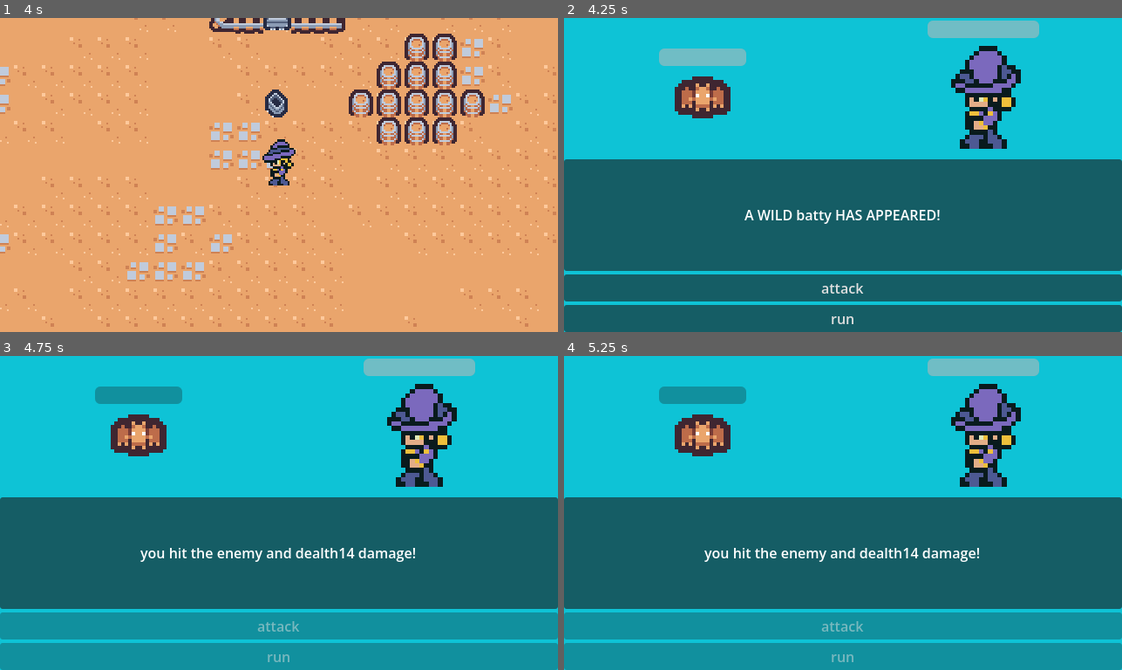
Above: before the commit, frames 1-4 (two rows, left to right).
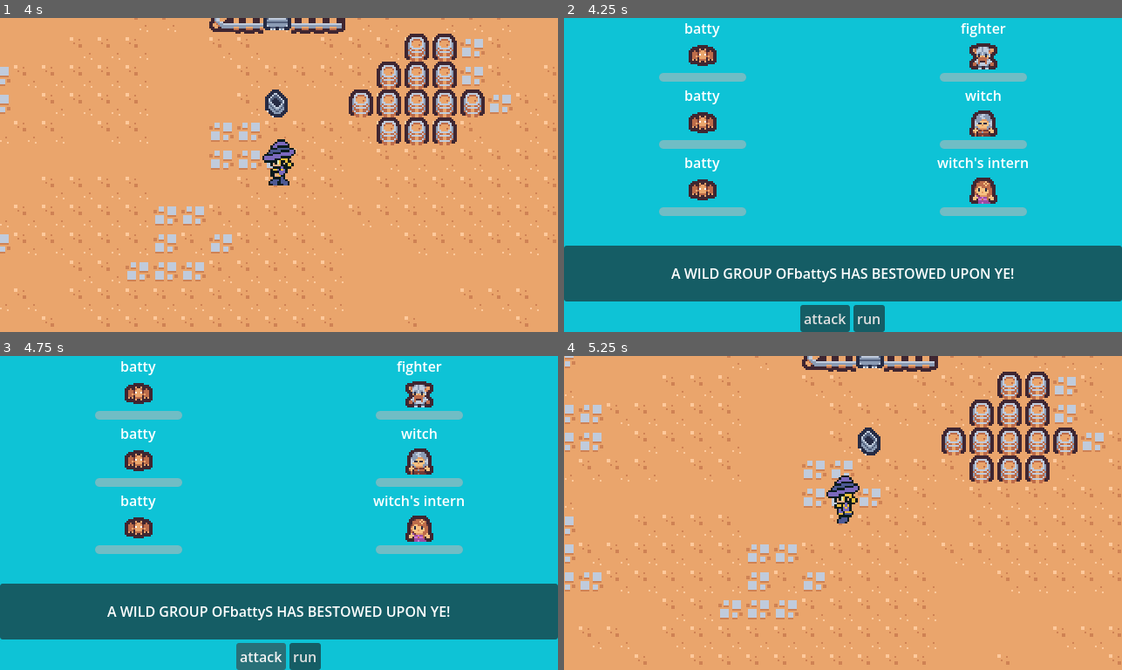
Above: after the commit, the same moments.

Repository: naturalstupidity0246/rpg-test
Game: Godot game, scene res://scenes/world.tscn
Two runs of this game, one before a commit and one after it. Both use one fixed random seed, a clock stepped at 60 frames per second and the inputs below.
Inputs (mouse positions are in pixels of both pictures, inside the frame that each line leads up to):
- Up to frame 1 (4 s): tap Enter at 0.5 s; hold D (move_right) 0.53-1.28 s; hold S (move_down) 1.28-2.03 s; hold D (move_right) 2.03-2.78 s; hold W (move_up) 2.78-3.53 s; hold A (move_left) from 3.53 s (still down)
- Up to frame 2 (4.25 s): keep holding A (move_left)
- Up to frame 3 (4.75 s): release A (move_left) at 4.25 s; click "attack" at 4.25 s
- Up to frame 4 (5.25 s): click (870, 657) at 5 s, where only the run after the commit has a clickable "run"

Frame 1 is identical in both runs. In frame 2, 44% of the frame differs, in the area x 0-100%, y 0-100%; in frame 3, 53%; in frame 4, 100%.

Commit message:
added 3v3 in combat

Diff:
--- /dev/null
+++ b/ally/fighter.tres
@@ -0,0 +1,16 @@
+[gd_resource type="Resource" script_class="partyData" format=3 uid="uid://dr8s7yvn25ywk"]
+
+[ext_resource type="Script" uid="uid://dpvh833wgt0do" path="res://scripts/party_data.gd" id="1_i587e"]
+[ext_resource type="Texture2D" uid="uid://o37wxtu1knum" path="res://tilemap_packed.png" id="2_ww287"]
+
+[sub_resource type="AtlasTexture" id="AtlasTexture_nvywi"]
+atlas = ExtResource("2_ww287")
+region = Rect2(48, 112, 16, 16)
+
+[resource]
+script = ExtResource("1_i587e")
+name = "fighter"
+texture = SubResource("AtlasTexture_nvywi")
+max_health = 80
+damage = 20
+metadata/_custom_type_script = "uid://dpvh833wgt0do"
--- /dev/null
+++ b/ally/witch.tres
@@ -0,0 +1,16 @@
+[gd_resource type="Resource" script_class="partyData" format=3 uid="uid://dh6ny8dkwi0yf"]
+
+[ext_resource type="Script" uid="uid://dpvh833wgt0do" path="res://scripts/party_data.gd" id="1_ipkjs"]
+[ext_resource type="Texture2D" uid="uid://o37wxtu1knum" path="res://tilemap_packed.png" id="2_6mmit"]
+
+[sub_resource type="AtlasTexture" id="AtlasTexture_1odlc"]
+atlas = ExtResource("2_6mmit")
+region = Rect2(64, 128, 16, 16)
+
+[resource]
+script = ExtResource("1_ipkjs")
+name = "witch"
+texture = SubResource("AtlasTexture_1odlc")
+max_health = 100
+damage = 5
+metadata/_custom_type_script = "uid://dpvh833wgt0do"
--- /dev/null
+++ b/ally/witchsintern.tres
@@ -0,0 +1,16 @@
+[gd_resource type="Resource" script_class="partyData" format=3 uid="uid://dkxdpxb4yamx"]
+
+[ext_resource type="Script" uid="uid://dpvh833wgt0do" path="res://scripts/party_data.gd" id="1_num4o"]
+[ext_resource type="Texture2D" uid="uid://o37wxtu1knum" path="res://tilemap_packed.png" id="2_3li5f"]
+
+[sub_resource type="AtlasTexture" id="AtlasTexture_yl2o1"]
+atlas = ExtResource("2_3li5f")
+region = Rect2(48, 128, 16, 16)
+
+[resource]
+script = ExtResource("1_num4o")
+name = "witch's intern"
+texture = SubResource("AtlasTexture_yl2o1")
+max_health = 120
+damage = 2
+metadata/_custom_type_script = "uid://dpvh833wgt0do"
--- /dev/null
+++ b/scenes/battle_unit.tscn
@@ -0,0 +1,30 @@
+[gd_scene format=3 uid="uid://v8lk7lwxg6rw"]
+
+[ext_resource type="Script" uid="uid://dkvj7s0j3vus2" path="res://scripts/battle_unit.gd" id="1_trae8"]
+
+[node name="battleUnit" type="VBoxContainer" unique_id=436593053]
+offset_right = 40.0
+offset_bottom = 40.0
+script = ExtResource("1_trae8")
+
+[node name="unit_name" type="Label" parent="." unique_id=731168887]
+custom_minimum_size = Vector2(25, 0)
+layout_mode = 2
+size_flags_horizontal = 4
+text = "name"
+horizontal_alignment = 1
+
+[node name="character" type="TextureRect" parent="." unique_id=1992316657]
+texture_filter = 1
+custom_minimum_size = Vector2(32, 32)
+layout_mode = 2
+expand_mode = 1
+stretch_mode = 5
+flip_h = true
+
+[node name="healthbar" type="ProgressBar" parent="." unique_id=312763317]
+custom_minimum_size = Vector2(100, 10)
+layout_mode = 2
+size_flags_horizontal = 4
+size_flags_vertical = 4
+show_percentage = false
--- a/scenes/battlescene.tscn
+++ b/scenes/battlescene.tscn
@@ -1,16 +1,7 @@
 [gd_scene format=3 uid="uid://bgevdcypmtv4w"]
 
-[ext_resource type="Texture2D" uid="uid://o37wxtu1knum" path="res://tilemap_packed.png" id="1_30i1k"]
 [ext_resource type="Script" uid="uid://bip7vobj25l7s" path="res://scripts/battlescene.gd" id="1_bm4ed"]
-[ext_resource type="Texture2D" uid="uid://crrw0th1cet5r" path="res://Actor1.png" id="2_bm4ed"]
-
-[sub_resource type="AtlasTexture" id="AtlasTexture_kr7th"]
-atlas = ExtResource("1_30i1k")
-region = Rect2(0, 160, 16, 16)
-
-[sub_resource type="AtlasTexture" id="AtlasTexture_fbgux"]
-atlas = ExtResource("2_bm4ed")
-region = Rect2(144, 336, 48, 48)
+[ext_resource type="PackedScene" uid="uid://v8lk7lwxg6rw" path="res://scenes/battle_unit.tscn" id="2_30i1k"]
 
 [node name="battlescene" type="Control" unique_id=1902588322]
 process_mode = 3
@@ -21,6 +12,7 @@
 grow_horizontal = 2
 grow_vertical = 2
 script = ExtResource("1_bm4ed")
+battle_unit_scn = ExtResource("2_30i1k")
 
 [node name="ColorRect" type="ColorRect" parent="." unique_id=1000934210]
 layout_mode = 1
@@ -43,62 +35,34 @@
 layout_mode = 2
 size_flags_vertical = 3
 
-[node name="enemyside" type="CenterContainer" parent="mainlayout/battlearea" unique_id=1399709384]
+[node name="enemyside" type="VBoxContainer" parent="mainlayout/battlearea" unique_id=1901058380]
 layout_mode = 2
 size_flags_horizontal = 3
 
-[node name="VBoxContainer" type="VBoxContainer" parent="mainlayout/battlearea/enemyside" unique_id=1583241522]
-layout_mode = 2
-
-[node name="enemyhealthbar" type="ProgressBar" parent="mainlayout/battlearea/enemyside/VBoxContainer" unique_id=1870233796]
-custom_minimum_size = Vector2(100, 20)
-layout_mode = 2
-show_percentage = false
-
-[node name="enemy" type="TextureRect" parent="mainlayout/battlearea/enemyside/VBoxContainer" unique_id=1454715786]
-texture_filter = 1
-custom_minimum_size = Vector2(64, 64)
-layout_mode = 2
-texture = SubResource("AtlasTexture_kr7th")
-expand_mode = 1
-stretch_mode = 5
-
-[node name="playerside" type="CenterContainer" parent="mainlayout/battlearea" unique_id=1435104043]
+[node name="playerside" type="VBoxContainer" parent="mainlayout/battlearea" unique_id=550502532]
 layout_mode = 2
 size_flags_horizontal = 3
 
-[node name="VBoxContainer" type="VBoxContainer" parent="mainlayout/battlearea/playerside" unique_id=1653707694]
+[node name="PanelContainer" type="PanelContainer" parent="mainlayout" unique_id=1433269980]
+custom_minimum_size = Vector2(0, 64)
 layout_mode = 2
 
-[node name="playerhealthbar" type="ProgressBar" parent="mainlayout/battlearea/playerside/VBoxContainer" unique_id=2086831177]
-custom_minimum_size = Vector2(100, 20)
+[node name="speaker" type="Label" parent="mainlayout/PanelContainer" unique_id=1460261425]
 layout_mode = 2
-show_percentage = false
-
-[node name="player" type="TextureRect" parent="mainlayout/battlearea/playerside/VBoxContainer" unique_id=1349603412]
-texture_filter = 1
-custom_minimum_size = Vector2(128, 128)
-layout_mode = 2
-texture = SubResource("AtlasTexture_fbgux")
-expand_mode = 1
-stretch_mode = 5
-
-[node name="PanelContainer" type="PanelContainer" parent="mainlayout" unique_id=1433269980]
-custom_minimum_size = Vector2(0, 128)
-layout_mode = 2
-
-[node name="text" type="Label" parent="mainlayout/PanelContainer" unique_id=1460261425]
-layout_mode = 2
-text = "a wild [enemy] appears!"
+text = "a wild group of [enemy] appears!"
 horizontal_alignment = 1
 
-[node name="attack" type="Button" parent="mainlayout" unique_id=98659592]
+[node name="action_btns" type="HBoxContainer" parent="mainlayout" unique_id=205099887]
+layout_mode = 2
+alignment = 1
+
+[node name="attack" type="Button" parent="mainlayout/action_btns" unique_id=98659592]
 layout_mode = 2
 text = "attack"
 
-[node name="run" type="Button" parent="mainlayout" unique_id=1531529822]
+[node name="run" type="Button" parent="mainlayout/action_btns" unique_id=1531529822]
 layout_mode = 2
 text = "run"
 
-[connection signal="pressed" from="mainlayout/attack" to="." method="_on_attack_pressed"]
-[connection signal="pressed" from="mainlayout/run" to="." method="_on_run_pressed"]
+[connection signal="pressed" from="mainlayout/action_btns/attack" to="." method="_on_attack_pressed"]
+[connection signal="pressed" from="mainlayout/action_btns/run" to="." method="_on_run_pressed"]
--- a/scenes/world.tscn
+++ b/scenes/world.tscn
@@ -7,7 +7,11 @@
 [ext_resource type="Script" uid="uid://dwtnij5ligmha" path="res://enemy/enemy_data.gd" id="3_qfnet"]
 [ext_resource type="Resource" uid="uid://dslwlqdb107tr" path="res://enemy/batty.tres" id="4_i7141"]
 [ext_resource type="Resource" uid="uid://do56ulkt4exk" path="res://enemy/wizard.tres" id="5_4mrxx"]
+[ext_resource type="Script" uid="uid://dpvh833wgt0do" path="res://scripts/party_data.gd" id="5_q5onr"]
 [ext_resource type="Resource" uid="uid://mx1fbng4kjfp" path="res://enemy/slime.tres" id="6_7r4gi"]
+[ext_resource type="Resource" uid="uid://dr8s7yvn25ywk" path="res://ally/fighter.tres" id="6_jhx03"]
+[ext_resource type="Resource" uid="uid://dh6ny8dkwi0yf" path="res://ally/witch.tres" id="7_o8fc1"]
+[ext_resource type="Resource" uid="uid://dkxdpxb4yamx" path="res://ally/witchsintern.tres" id="8_xo05s"]
 
 [sub_resource type="CompressedTexture2D" id="CompressedTexture2D_rwgxs"]
 
@@ -461,6 +465,7 @@
 [node name="player" parent="." unique_id=354962168 node_paths=PackedStringArray("ground") instance=ExtResource("2_rwgxs")]
 y_sort_enabled = true
 position = Vector2(240, 165)
+party_members = Array[ExtResource("5_q5onr")]([ExtResource("6_jhx03"), ExtResource("7_o8fc1"), ExtResource("8_xo05s")])
 ground = NodePath("../ground")
 monsters = Array[ExtResource("3_qfnet")]([ExtResource("4_i7141"), ExtResource("5_4mrxx"), ExtResource("6_7r4gi")])
 
--- /dev/null
+++ b/scripts/battle_unit.gd
@@ -0,0 +1,12 @@
+extends VBoxContainer
+
+@onready var unit_name: Label = $unit_name
+@onready var character: TextureRect = $character
+@onready var healthbar: ProgressBar = $healthbar
+
+var unit_resource: Resource #can hold enemy OR ally data
+
+func set_data(resource):
+	unit_resource = resource;
+	unit_name.text = resource.name;
+	character.texture = resource.texture;
--- a/scripts/battlescene.gd
+++ b/scripts/battlescene.gd
@@ -1,33 +1,59 @@
 extends Control
 
+#the blueprint
+@export var battle_unit_scn: PackedScene
+
 #IMPORTANT check your scene tree. names must match
-@onready var enemy: TextureRect = $mainlayout/battlearea/enemyside/VBoxContainer/enemy
-@onready var text_label: Label = $mainlayout/PanelContainer/text
-@onready var enemyhealthbar: ProgressBar = $mainlayout/battlearea/enemyside/VBoxContainer/enemyhealthbar
-@onready var playerhealthbar: ProgressBar = $mainlayout/battlearea/playerside/VBoxContainer/playerhealthbar
-@onready var attack: Button = $mainlayout/attack
-@onready var run: Button = $mainlayout/run
+@onready var speaker: Label = $mainlayout/PanelContainer/speaker
+@onready var attack: Button = $mainlayout/action_btns/attack
+@onready var run: Button = $mainlayout/action_btns/run
+@onready var enemyside: VBoxContainer = $mainlayout/battlearea/enemyside
+@onready var playerside: VBoxContainer = $mainlayout/battlearea/playerside
 
-#logic variables
-var current_enemy_health: int = 0;
-var enemy_damage: int = 0;
-var player = CharacterBody2D;
+#THE LISTS
+#we will use these arrays to track who is alive in the fight
+var active_party_units: Array = [];
+var active_enemy_units: Array = []
 
+#NEW INITALIZER
 #initialize the battle scene itself
-func initialize(enemy_data: enemyData, player_ref: CharacterBody2D):
-	player = player_ref #stores reference to player
-	current_enemy_health = enemy_data.health; #gets the current enemy's health
-	enemy_damage = enemy_data.damage #remember how hard this enemy hits
+func initialize(enemy_data_array: Array, player_status_array: Array):
+	#write the text
+	if enemy_data_array.size() > 1:
+		speaker.text = "A WILD GROUP OF" + enemy_data_array[0].name + "S HAS BESTOWED UPON YE!"
 
-	#remember the health bars
-	enemyhealthbar.max_value = enemy_data.health
-	enemyhealthbar.value = current_enemy_health
-	playerhealthbar.max_value = player.max_health
-	playerhealthbar.value = player.current_health #use our ACTUAL health
+	#2 spawn enemies loop
+	for enemy_data in enemy_data_array:
+		#create the unit from the loop
+		var unit = battle_unit_scn.instantiate()
+		#add it (the units) to the screen
+		enemyside.add_child(unit)
 
-	#setup texture and text
-	enemy.texture = enemy_data.texture;
-	text_label.text = "A WILD " + enemy_data.name + " HAS APPEARED!"
+		#set up the data from the unit
+		unit.set_data(enemy_data) #function from battle_unit.gd
+
+
+		#manually update the health bar from the persistent status
+		unit.healthbar.max_value = enemy_data.health
+		unit.healthbar.value = enemy_data.health
+
+		#add the our tracking list
+		active_enemy_units.append(unit)
+	#spawn party loop
+	for status in player_status_array:
+		#create the unit from the loop
+		var unit = battle_unit_scn.instantiate()
+		#add it (the units) to the screen
+		playerside.add_child(unit)
+		#checkpoint callback: accessing the dictionary
+		unit.set_data(status["data"])
+
+		#manually update the health bar from the persistent status
+		unit.healthbar.max_value = status["max_health"]
+		unit.healthbar.value = status["current_health"]
+
+		#add the our tracking list
+		active_party_units.append(unit)
 
 #so if you choose to run away.. you run away..
 func _on_run_pressed() -> void:
@@ -38,55 +64,55 @@
 	queue_free()
 
 
-func _on_attack_pressed() -> void:
-	#lock buttons so we can't spam the attack
-	attack.disabled = true;
-	run.disabled = true;
-
-	#deal fake damage
-	var player_hits = RandomNumberGenerator.new();
-	var enemy_got_Hit = player_hits.randi_range(10, 15);
-	current_enemy_health -= enemy_got_Hit;
-	enemyhealthbar.value = current_enemy_health;
-	text_label.text = "you hit the enemy and dealth" + str(enemy_got_Hit) + " damage!"
-
-	#THE MAGIC WORD! wait for 1 second
-	await get_tree().create_timer(1.0).timeout
-
-	#check results
-	if current_enemy_health <= 0:
-		win_battle()
-	else:
-		enemy_turn();
+#func _on_attack_pressed() -> void:
+	##lock buttons so we can't spam the attack
+	#attack.disabled = true;
+	#run.disabled = true;
+	#
+	##deal fake damage
+	#var player_hits = RandomNumberGenerator.new();
+	#var enemy_got_Hit = player_hits.randi_range(10, 15);
+	#current_enemy_health -= enemy_got_Hit;
+	#enemyhealthbar.value = current_enemy_health;
+	#text_label.text = "you hit the enemy and dealth" + str(enemy_got_Hit) + " damage!"
+	#
+	##THE MAGIC WORD! wait for 1 second
+	#await get_tree().create_timer(1.0).timeout
+	#
+	##check results
+	#if current_enemy_health <= 0:
+		#win_battle()
+	#else:
+		#enemy_turn();
 
 func win_battle():
-	text_label.text = "You won!"
+	speaker.text = "You won!"
 	await get_tree().create_timer(1.0).timeout
 
 	get_tree().paused = false;
 	queue_free()
 
-func enemy_turn():
-	text_label.text = "the monster takes it's turn!"
-	await get_tree().create_timer(1.0).timeout
-
-	#modify the REAL player script directly
-	player.current_health -= enemy_damage;
-	playerhealthbar.value = player.current_health;
-
-	text_label.text = "you took " + str(enemy_damage) + " damage!"
-	await get_tree().create_timer(1.0).timeout
-
-	#check for game over
-	if player.current_health <= 0:
-		text_label.text = "you were defeated"
-		await get_tree().create_timer(2.0).timeout
-
-		#restart the game
-		get_tree().paused = false;
-		get_tree().reload_current_scene()
-	else:
-		#give control back to the player;
-		attack.disabled = false;
-		run.disabled = false;
-		text_label.text = "what will you do?"
+#func enemy_turn():
+	#text_label.text = "the monster takes it's turn!"
+	#await get_tree().create_timer(1.0).timeout
+	#
+	##modify the REAL player script directly
+	#player.current_health -= enemy_damage;
+	#playerhealthbar.value = player.current_health;
+	#
+	#text_label.text = "you took " + str(enemy_damage) + " damage!"
+	#await get_tree().create_timer(1.0).timeout
+	#
+	##check for game over
+	#if player.current_health <= 0:
+		#text_label.text = "you were defeated"
+		#await get_tree().create_timer(2.0).timeout
+		#
+		##restart the game
+		#get_tree().paused = false;
+		#get_tree().reload_current_scene()
+	#else:
+		##give control back to the player;
+		#attack.disabled = false;
+		#run.disabled = false;
+		#text_label.text = "what will you do?"
--- /dev/null
+++ b/scripts/party_data.gd
@@ -0,0 +1,7 @@
+extends Resource
+class_name partyData
+
+@export var name: String = "ally"
+@export var texture: Texture2D;
+@export var max_health: int
+@export var damage: int
--- a/scripts/player.gd
+++ b/scripts/player.gd
@@ -5,13 +5,25 @@
 var last_dir: Vector2 = Vector2.RIGHT
 var can_move = true;
 
+#-------------------------------------PARTY MEMBERS
+@export var party_members: Array[partyData]
+var party_status: Array = []
+
+
 #-------------------------------------PLAYER STATS
-@export var max_health: int = 100;
-var current_health: int = 100;
+
 
 func _ready():
-	#initalizes the health
-	current_health = max_health
+	#loop through our starter cards and build our party
+	for member in party_members:
+		#create a dictionary to track realtime stats
+		var status = {
+			"data": member,
+			"max_health": member.max_health,
+			"current_health": member.max_health
+		}
+
+		party_status.append(status)
 
 #-------------------------------------ENEMY RNG
 
@@ -46,7 +58,8 @@
 	var tile_data = ground.get_cell_tile_data(map_pos);
 
 	#check our invisible monsters
-	if tile_data.get_custom_data("is_encounter_zone"):
+	#add "tile_data and" to make sure tile actually exists
+	if tile_data and tile_data.get_custom_data("is_encounter_zone"):
 		print("oopsies!")
 
 		#roll the dice
--- a/scripts/world.gd
+++ b/scripts/world.gd
@@ -18,5 +18,8 @@
 	#add it to the screen (make it a child of the UIlayer
 	ui_layer.add_child(battle_instance)
 
+	#we will pass a list of enemies
+	#for testing, we will dupilicate one enmy three times
+	var enemy_horde = [enemy_data, enemy_data, enemy_data]
 	#pass the enemy AND player data to the battle scene
-	battle_instance.initialize(enemy_data, player)
+	battle_instance.initialize(enemy_horde, player.party_status)
Not shown, added: scripts/battle_unit.gd.uid
Not shown, added: scripts/party_data.gd.uid
